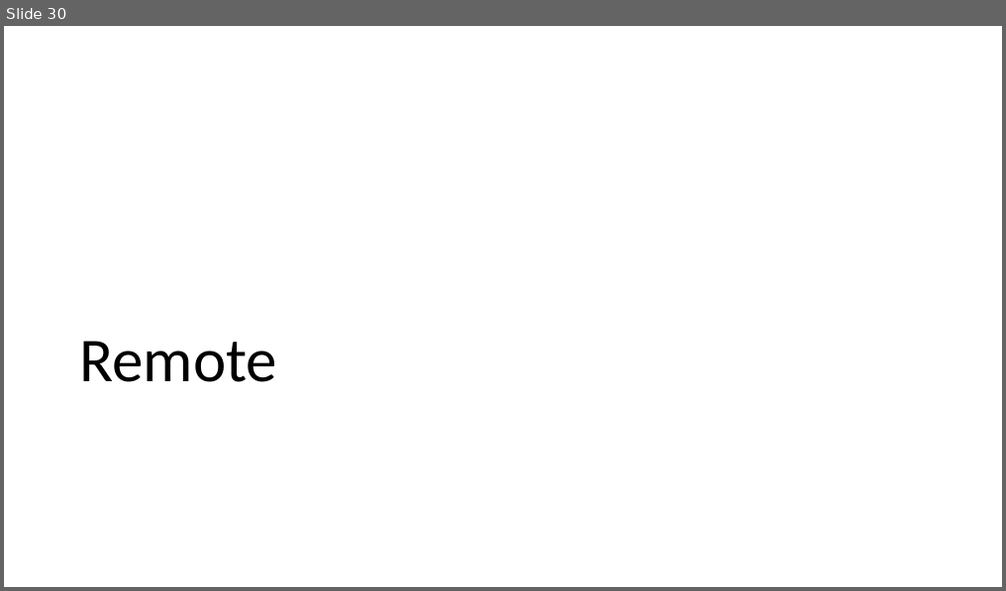
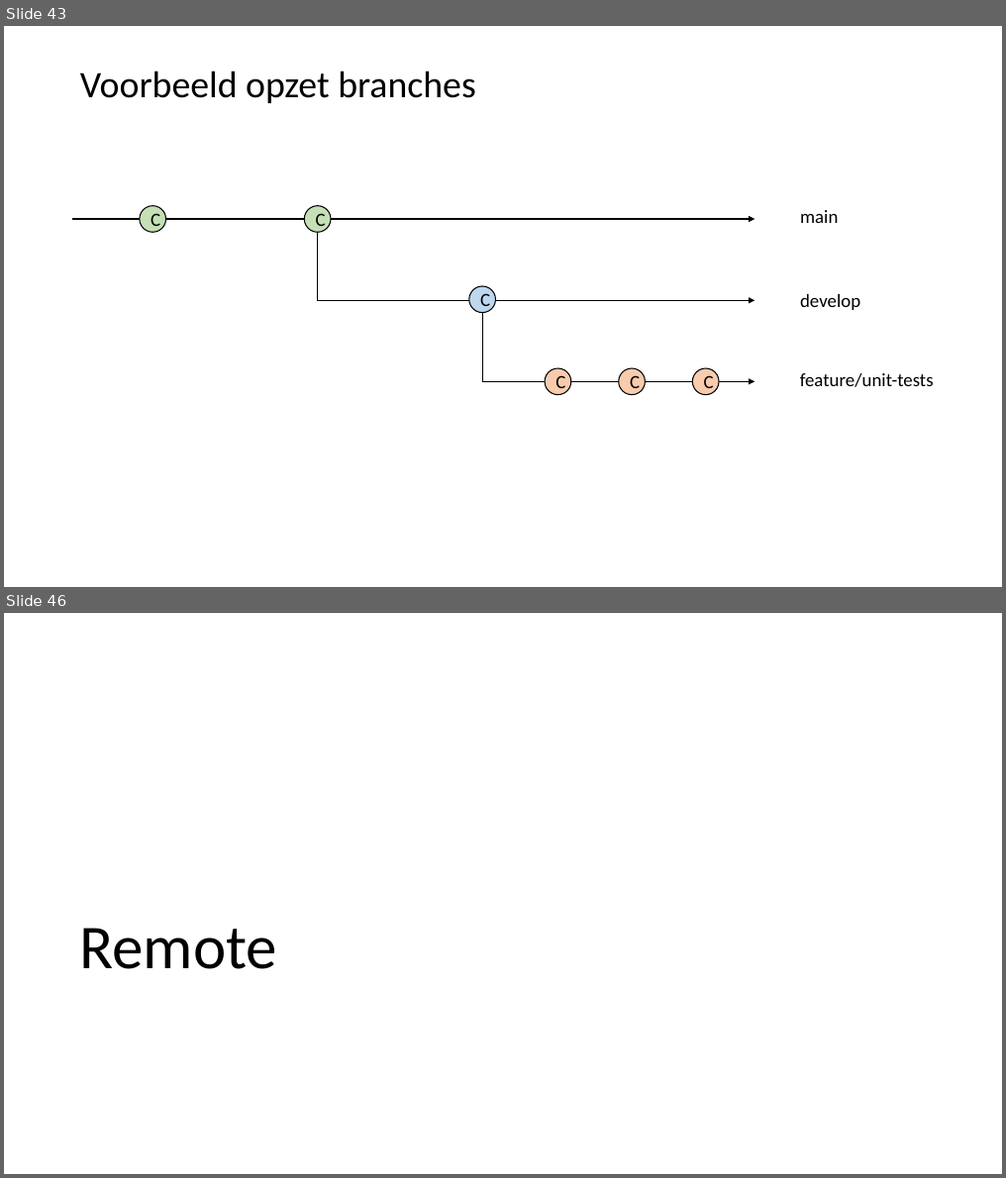
Before and after one commit to LFKoning/knowledge-sharing, a slide deck: git_course/1_basics/git_basic.pptx. Shown one above the other, each under a label of ours: slide 30 before the commit, slides 43 and 46 after it; the slides between them are not shown. The pictures are 1006x591 and 1006x1178 pixels, drawn with LibreOffice and Linux fonts; fonts in the diff are those of the drawing. Boxes give left, top, right and bottom in pixels: in the first picture for what was removed or moved away, otherwise in the second. Text is boxed around its words. In the diff, an @@ line names an element or a change of style, - is before the commit and + after.

```diff
--- a/git_course/1_basics/git_basic.pptx
+++ b/git_course/1_basics/git_basic.pptx
@@ slide 43 added at (4,26,1002,587), background #FFFFFF @@
@@ title added at (80,71,476,103), 36 pt, text #000000 @@
+Voorbeeld opzet branches
@@ arrow added from (73, 219) to (754, 219), #000000 1.5 pt @@
@@ ellipse added at (140,205,165,232), fill #C5E0B4, outline #000000 1 pt, 18 pt, text #000000 @@
+C
@@ ellipse added at (304,205,331,232), fill #C5E0B4, outline #000000 1 pt, 18 pt, text #000000 @@
+C
@@ elbow arrow added from (318, 233) to (754, 301), #000000 1 pt @@
@@ text added at (800,210,838,223), 18 pt, text #000000 @@
+main
@@ ellipse added at (469,286,495,313), fill #BDD7EE, outline #000000 1 pt, 18 pt, text #000000 @@
+C
@@ elbow arrow added from (482, 313) to (754, 381), #000000 1 pt @@
@@ text added at (800,294,860,310), 18 pt, text #000000 @@
+develop
@@ ellipse added at (545,369,570,395), fill #F8CBAD, outline #000000 1 pt, 18 pt, text #000000 @@
+C
@@ ellipse added at (619,369,645,395), fill #F8CBAD, outline #000000 1 pt, 18 pt, text #000000 @@
+C
@@ ellipse added at (693,369,719,395), fill #F8CBAD, outline #000000 1 pt, 18 pt, text #000000 @@
+C
@@ text added at (800,373,934,387), 18 pt, text #000000 @@
+feature/unit-tests
@@ what was slide 30 is now slide 46 @@
```
Also in this commit, not shown: 7 slides changed, 15 other slides added, 1 other file.
